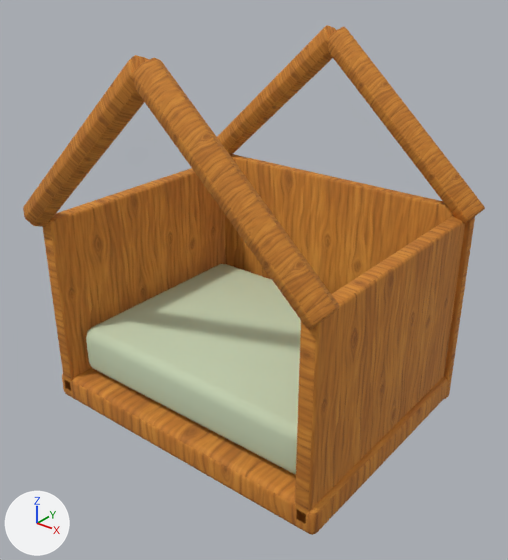
Before and after pictures for a commit that changed the Blender file assets-source/blender/dog-house-bed.blend.
Camera for both pictures: a 50 mm camera at (0.91, -1.138, 1.028) aimed at (0.025, -0.031, 0.342). Every picture has the same lights, and +X, +Y and +Z are marked at lower left. The picture after the commit comes second.

The first picture shows 'back_panel', 'gable', 'gable.001', 'gable.002', 'gable.003', 'house_side', 'house_side.001', 'pet_base', 'pet_mattress'.
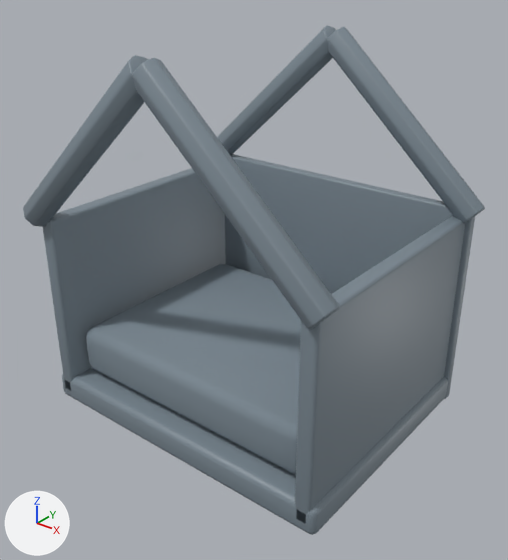
Boxes [x1, y1, x2, y2] around the edits, measured in the pictures (508 x 560 px):
```json
{"object": "house_side.001", "change": "surface changed", "before": [295, 216, 465, 522], "after": [295, 216, 465, 522], "on screen": "brown to grey"}
{"object": "pet_mattress", "change": "recoloured", "before": [86, 264, 301, 474], "after": [86, 264, 301, 474], "on screen": "darker"}
{"object": "house_side", "change": "surface changed", "before": [43, 168, 226, 389], "after": [43, 168, 226, 389]}
{"object": "back_panel", "change": "surface changed", "before": [225, 154, 475, 399], "after": [225, 154, 475, 399]}
{"object": "pet_base", "change": "surface changed", "before": [62, 368, 448, 535], "after": [62, 368, 448, 535], "on screen": "brown to grey"}
{"object": "gable.002", "change": "surface changed", "before": [132, 58, 340, 330], "after": [132, 58, 340, 330], "on screen": "orange to grey"}
{"object": "gable.003", "change": "surface changed", "before": [327, 27, 485, 224], "after": [327, 27, 485, 224], "on screen": "brown to grey"}
{"object": "gable", "change": "surface changed", "before": [23, 55, 149, 227], "after": [23, 55, 149, 227]}
{"object": "gable.001", "change": "surface changed", "before": [217, 25, 336, 155], "after": [217, 25, 336, 155]}
```

The change, as JSON lines over the scene's bpy script:
```json
{"op": "remove", "block": "mat_wood_honey_textured", "code": "mat_wood_honey_textured.texture = img_handpainted_honey_oak_png"}
{"op": "add", "block": "mat_wood_honey_textured", "code": "mat_wood_honey_textured.base_color = (0.2, 0.25, 0.29)  # grey #7c8993"}
{"op": "set", "path": "mat_wood_honey_textured.roughness", "old": "0.82", "new": "0.47"}
{"op": "set", "path": "mat_upholstery_textured.base_color", "old": "(0.56, 0.65, 0.45)", "new": "(0.2, 0.25, 0.29)", "note": "pale green #c5d3b3 -> grey #7c8993"}
```
